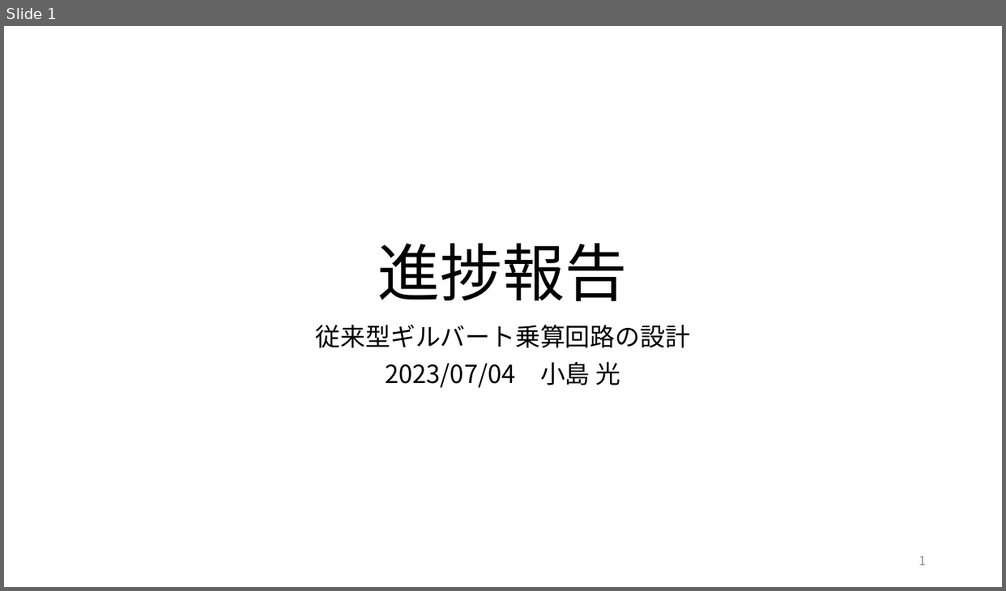
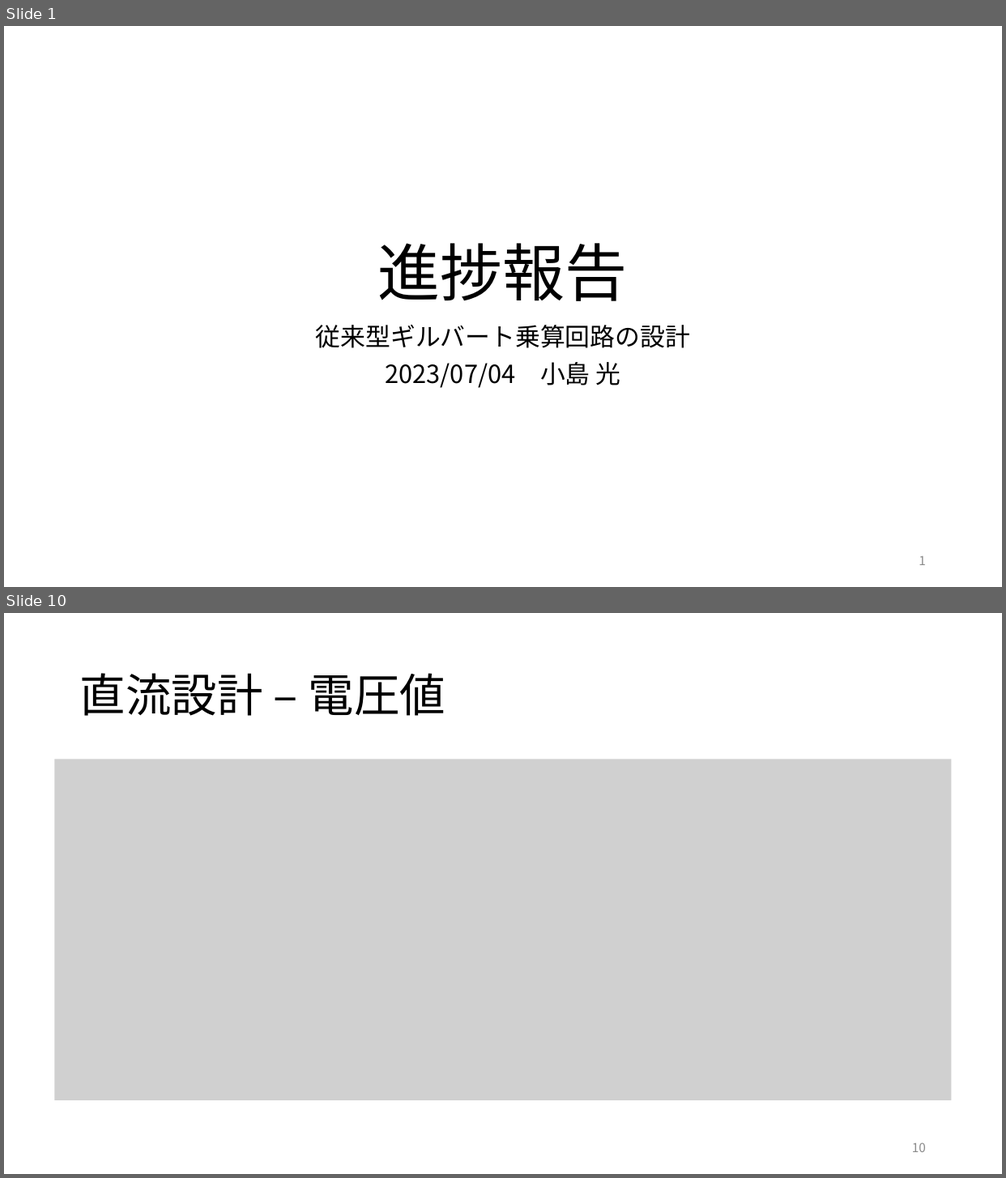
Before and after one commit to kjm-desktop10400/reserch, a slide deck: folded_gilbert/20230703/進捗報告 ギルバートセルの設計.pptx. Shown one above the other, each under a label of ours: slide 1 before the commit, slides 1 and 10 after it; the slides between them are not shown. The pictures are 1006x591 and 1006x1178 pixels, drawn with LibreOffice and Linux fonts; fonts in the diff are those of the drawing; grey boxes stand for pictures. Boxes give left, top, right and bottom in pixels: in the first picture for what was removed or moved away, otherwise in the second. Text is boxed around its words. In the diff, an @@ line names an element or a change of style, - is before the commit and + after.

```diff
--- a/folded_gilbert/20230703/進捗報告 ギルバートセルの設計.pptx
+++ b/folded_gilbert/20230703/進捗報告 ギルバートセルの設計.pptx
@@ slide 10 added at box(4, 613, 1002, 1174), background #FFFFFF @@
@@ title added at box(80, 673, 445, 716), 44 pt, text #000000 @@
+直流設計 – 電圧値
@@ picture added at box(55, 759, 952, 1101) @@
@@ page number added at box(912, 1143, 926, 1152), 12 pt, text #8C8C8C @@
+10
```
Also in this commit, not shown: 10 slides changed, 2 other slides added.
